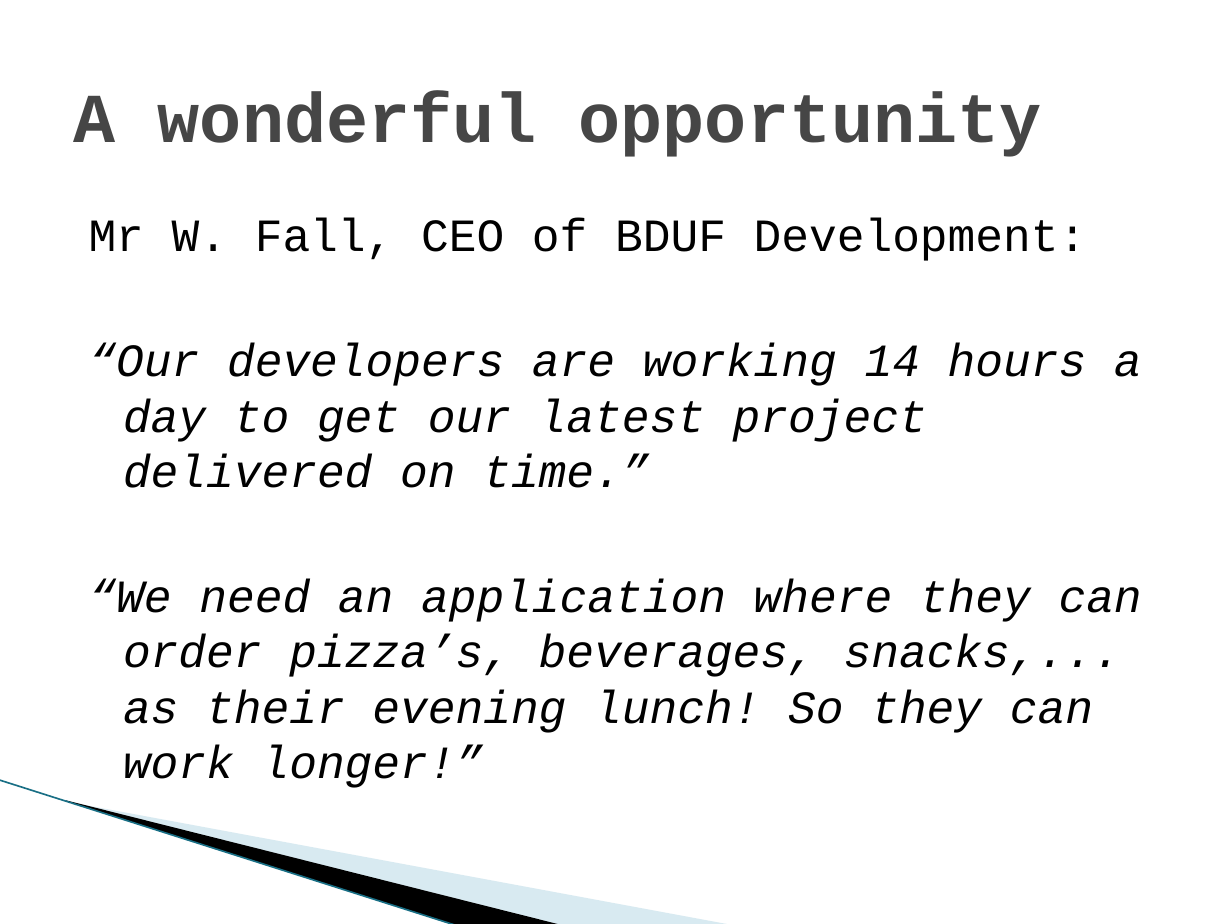
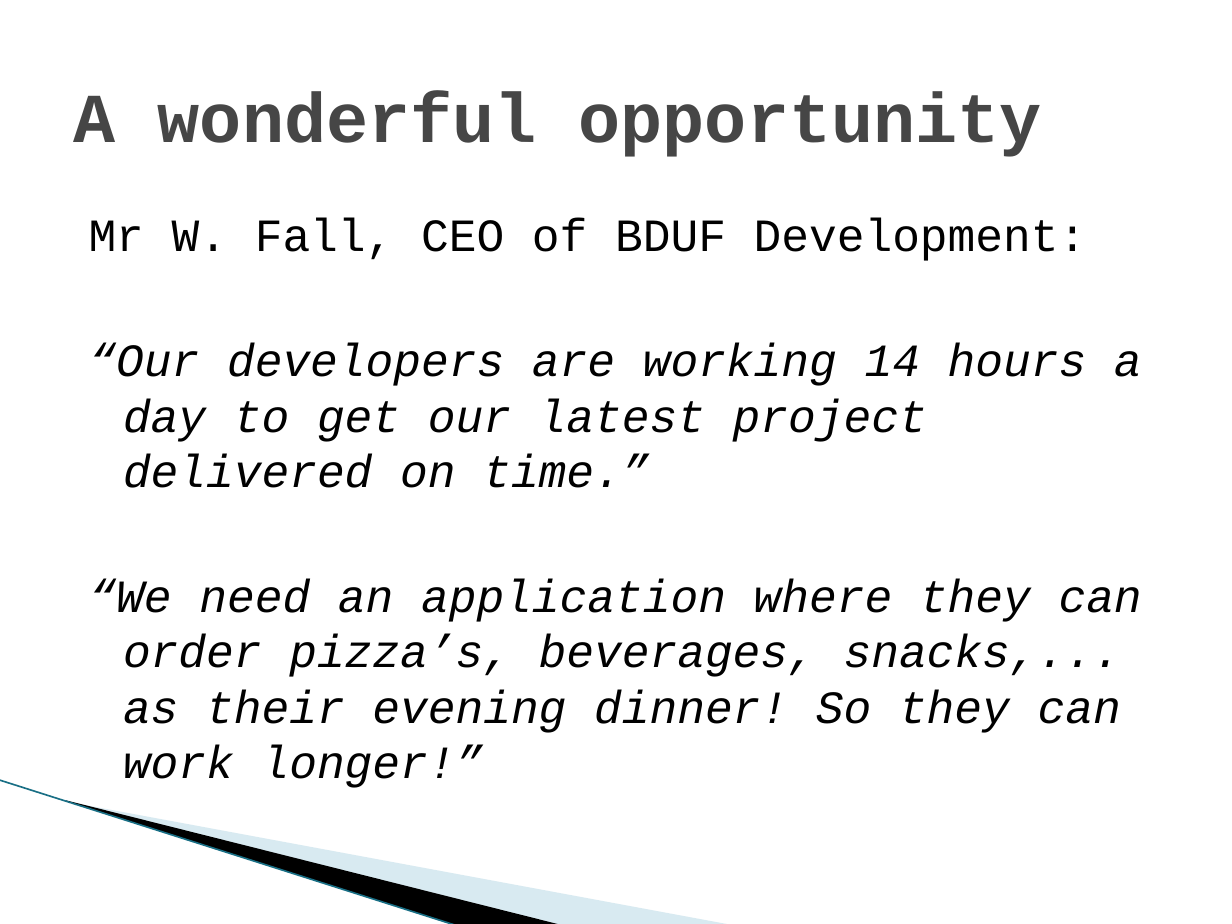
Before and after one commit to michelgrootjans/agileacceptancetesting, a slide deck: slide 4 of Slides/20090514_iLearn_AgileAcceptanceTesting.pptx. Drawn at 1232x924 pixels with LibreOffice and Linux fonts; fonts in the diff are those of the drawing; background and template pictures are left out. Boxes give left, top, right and bottom in pixels: in the first picture for what was removed or moved away, otherwise in the second. Text is boxed around its words. In the diff, an @@ line names an element or a change of style, - is before the commit and + after.

```diff
--- a/Slides/20090514_iLearn_AgileAcceptanceTesting.pptx
+++ b/Slides/20090514_iLearn_AgileAcceptanceTesting.pptx
@@ text at (89,579,1142,788): text changed @@
-“We need an application where they can order pizza’s, beverages, snacks,... as their evening lunch! So they can work longer!”
+“We need an application where they can order pizza’s, beverages, snacks,... as their evening dinner! So they can work longer!”
```
Also in this commit, not shown: 5 other slides changed.
